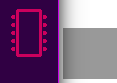
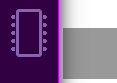
Revision of a layered 117 x 83 image; what changed, layer by layer:
hid "memory high usage #1" over [11, 9, 47, 57]
